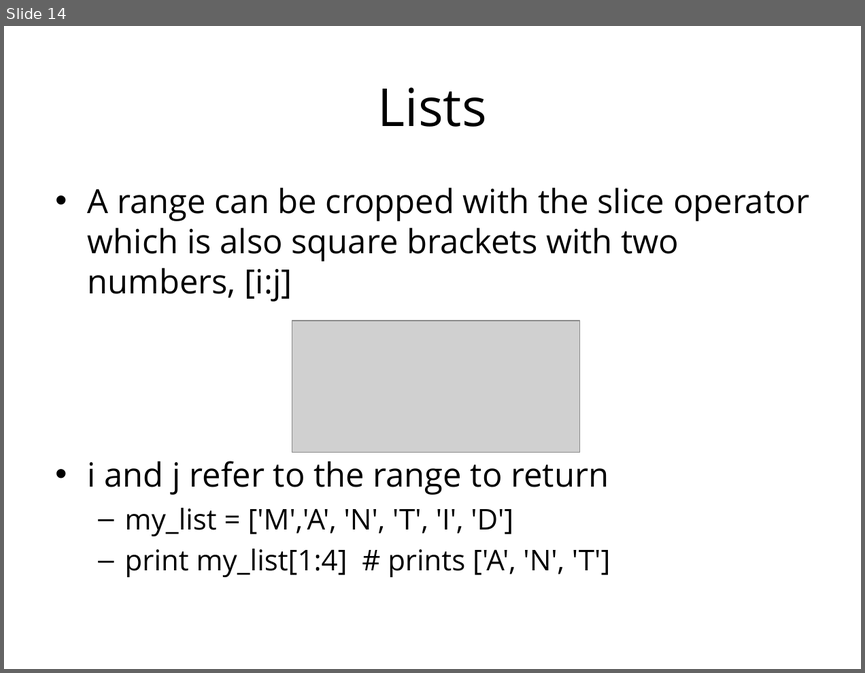
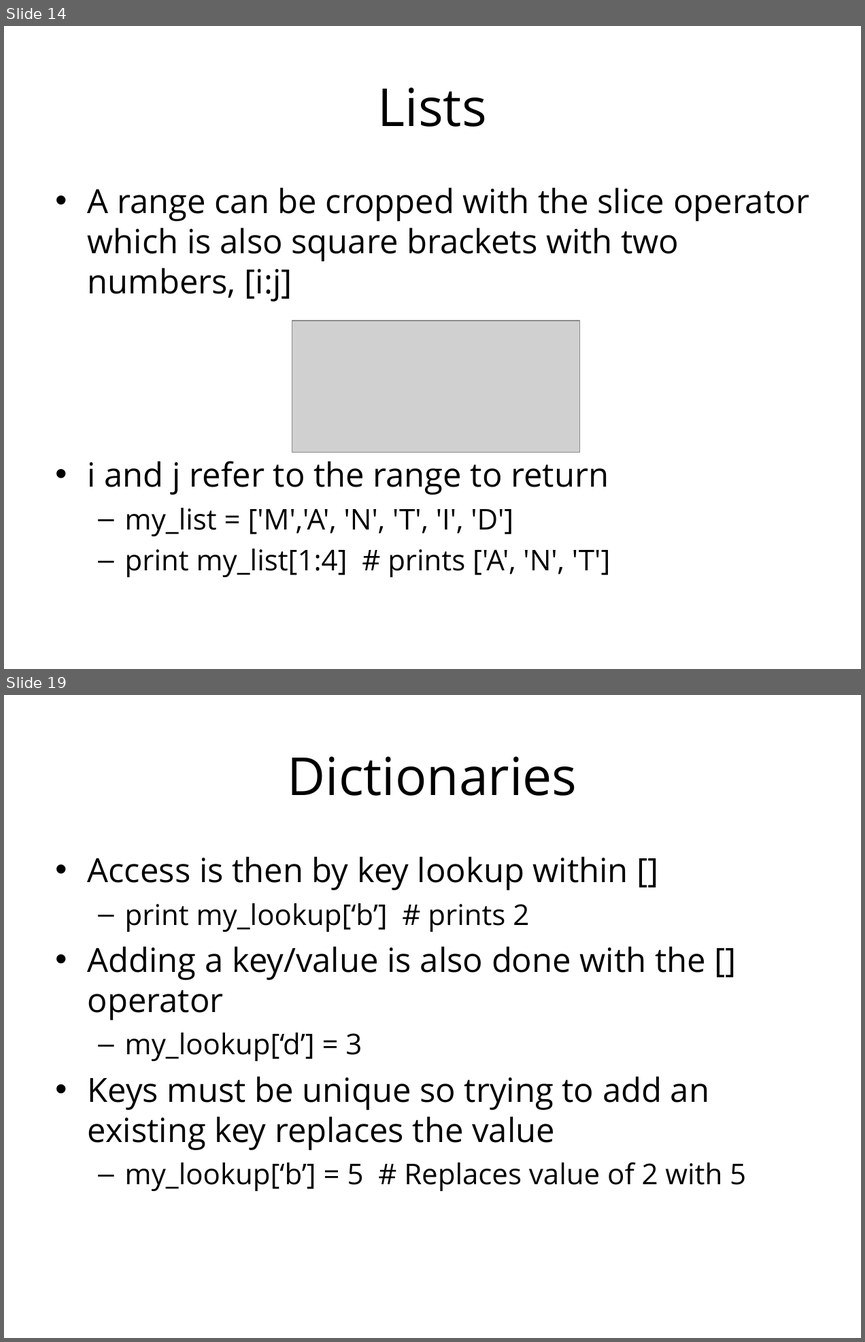
Before and after one commit to mantidproject/documents, a slide deck: Presentations/Introduction to Python/Introduction to Python.ppt. Shown one above the other, each under a label of ours: slide 14 before the commit, slides 14 and 19 after it; the slides between them are not shown. The pictures are 865x673 and 865x1342 pixels, drawn with LibreOffice and Linux fonts; fonts in the diff are those of the drawing; grey boxes stand for pictures; background and template pictures are left out. Boxes give left, top, right and bottom in pixels: in the first picture for what was removed or moved away, otherwise in the second. Text is boxed around its words. In the diff, an @@ line names an element or a change of style, - is before the commit and + after.

```diff
--- a/Presentations/Introduction to Python/Introduction to Python.ppt
+++ b/Presentations/Introduction to Python/Introduction to Python.ppt
@@ slide 19 added at box(4, 695, 861, 1338), background #FFFFFF @@
@@ title added at box(288, 756, 577, 796), 44 pt, text #000000 @@
+Dictionaries
@@ text added at box(88, 856, 746, 1191), 28 pt, text #000000 @@
+• Access is then by key lookup within []
+  – print my_lookup[‘b’] # prints 2
+• Adding a key/value is also done with the [] operator
+  – my_lookup[‘d’] = 3
+• Keys must be unique so trying to add an existing key replaces the value
+  – my_lookup[‘b’] = 5 # Replaces value of 2 with 5
```
Also in this commit, not shown: 1 slide changed, 54 other slides added.
